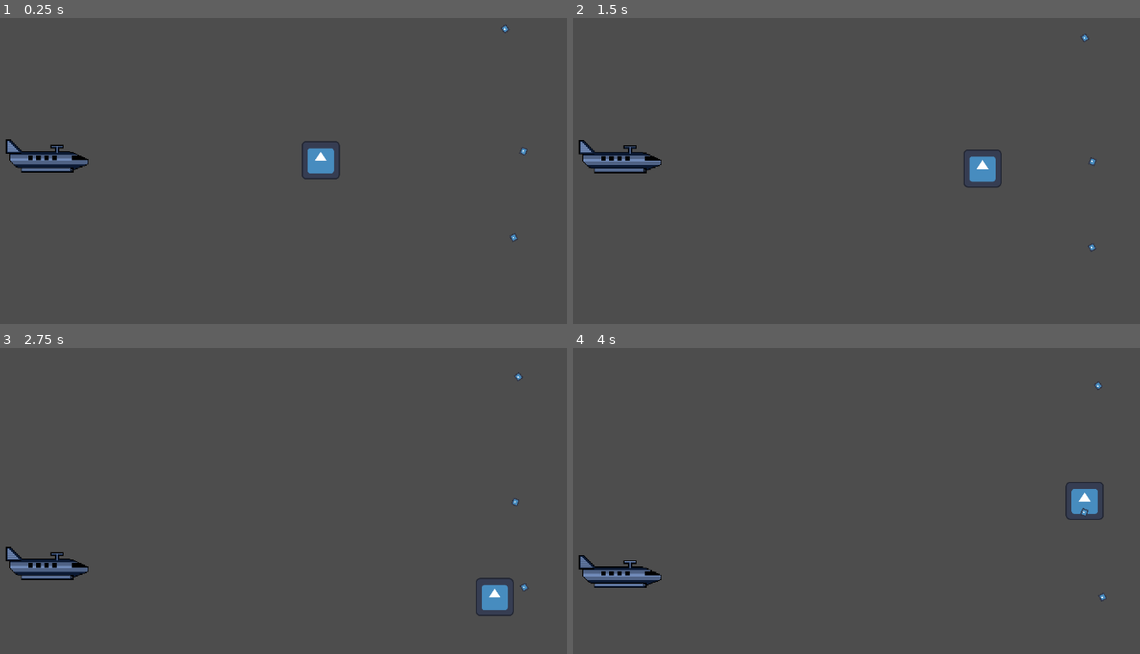
Above: before the commit, frames 1-4 (two rows, left to right).
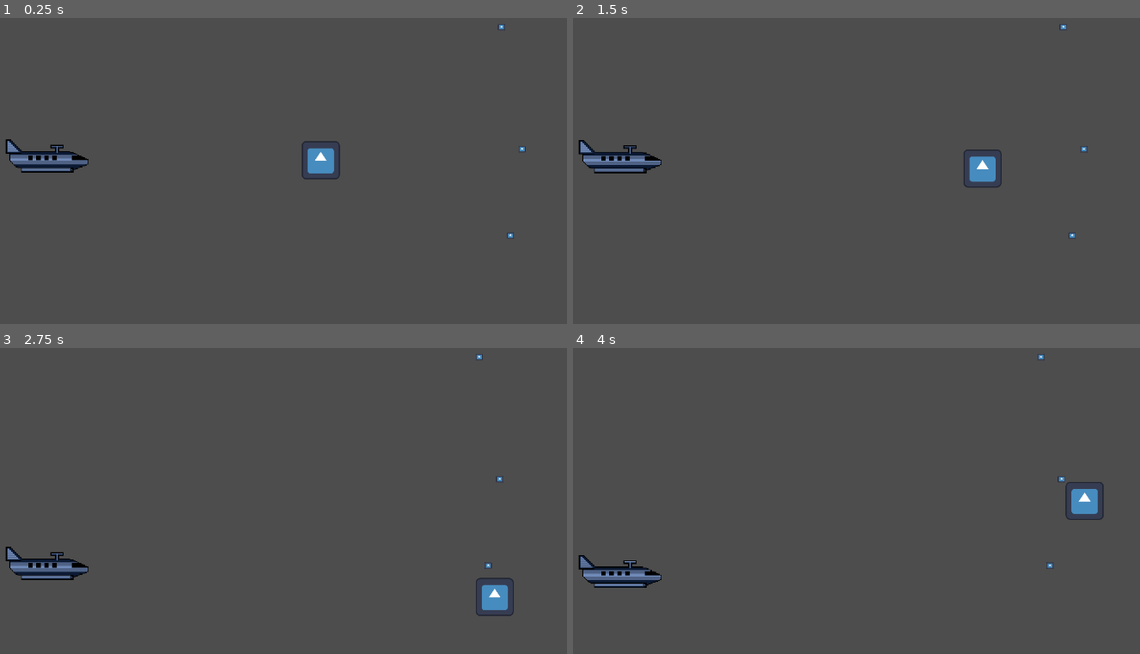
Above: after the commit, the same moments.

Repository: LastAeon77/JambandGame
Game: Godot game, scene res://scenes/space_level.tscn
Two runs of this game, one before a commit and one after it. Both use one fixed random seed, a clock stepped at 60 frames per second and the inputs below. The engine's default icon, where the game draws it, is replaced by a stand-in: a white triangle on a blue panel in a dark square.
Inputs:
- Up to frame 1 (0.25 s): no input
- Up to frame 2 (1.5 s): tap Enter at 0.5 s; hold Right (ui_right) 0.53-1.28 s; tap L (test_asteroid, bound only after the commit) at 0.6, 1.35 s; hold Down (ui_down) from 1.28 s (still down)
- Up to frame 3 (2.75 s): release Down (ui_down) at 2.03 s; hold Right (ui_right) from 2.03 s (still down); tap L (test_asteroid, bound only after the commit) at 2.1 s
- Up to frame 4 (4 s): release Right (ui_right) at 2.78 s; hold Up (ui_up) 2.78-3.53 s; tap L (test_asteroid, bound only after the commit) at 2.85, 3.6 s; hold Left (ui_left) from 3.53 s (still down)

The runs differ from the first frame. In frame 1, less than 0.1% of the frame differs, in the area x 87-94%, y 1-74%; in frame 2, 0.1%, in the area x 85-93%, y 1-77%; in frame 3, 0.1%; in frame 4, 0.1%.

Commit message:
added camera position and asteroid spawner(non functional)

Diff:
--- a/asteroid.gd
+++ b/asteroid.gd
@@ -2,19 +2,19 @@
 
 var movement_vector := Vector2(-1,0)
 var speed: int = 30
-
 # Called when the node enters the scene tree for the first time.
 func _ready():
-	rotation = randf_range(0,2*PI)
+	#rotation = randf_range(0,2*PI)
+	rotation = 0
 	pass # Replace with function body.
 
 
 # Called every frame. 'delta' is the elapsed time since the previous frame.
 func _process(delta):
 	position += movement_vector.rotated(rotation) * speed * delta
-	print(position)
 
-
+func on_ready(rotate):
+	rotation = rotate
 
 
 func _on_area_entered(area):
--- a/project.godot
+++ b/project.godot
@@ -15,6 +15,14 @@
 config/features=PackedStringArray("4.2", "Forward Plus")
 config/icon="res://sprites/icon.svg"
 
+[input]
+
+test_asteroid={
+"deadzone": 0.5,
+"events": [Object(InputEventKey,"resource_local_to_scene":false,"resource_name":"","device":-1,"window_id":0,"alt_pressed":false,"shift_pressed":false,"ctrl_pressed":false,"meta_pressed":false,"pressed":false,"keycode":0,"physical_keycode":76,"key_label":0,"unicode":108,"echo":false,"script":null)
+]
+}
+
 [rendering]
 
 textures/canvas_textures/default_texture_filter=0
--- /dev/null
+++ b/scenes/asteroid_generator.tscn
@@ -0,0 +1,6 @@
+[gd_scene load_steps=2 format=3 uid="uid://dp1wusb7lwvr6"]
+
+[ext_resource type="Script" path="res://scripts/asteroid_generator.gd" id="1_k5bss"]
+
+[node name="Asteroid_Generator" type="Node2D"]
+script = ExtResource("1_k5bss")
--- a/scenes/space_level.tscn
+++ b/scenes/space_level.tscn
@@ -1,5 +1,6 @@
-[gd_scene load_steps=5 format=3 uid="uid://bn2fmk2fuwcwq"]
+[gd_scene load_steps=6 format=3 uid="uid://bn2fmk2fuwcwq"]
 
+[ext_resource type="PackedScene" uid="uid://dp1wusb7lwvr6" path="res://scenes/asteroid_generator.tscn" id="1_m0rt1"]
 [ext_resource type="PackedScene" uid="uid://bsjdvrrnug3ck" path="res://scenes/player_ship.tscn" id="1_mn0o8"]
 [ext_resource type="PackedScene" uid="uid://cbw3frru4q7te" path="res://scenes/passenger_ship.tscn" id="2_rhrxj"]
 [ext_resource type="PackedScene" uid="uid://c1ino5hpjsofp" path="res://scenes/asteroid.tscn" id="3_00svk"]
@@ -7,6 +8,8 @@
 [sub_resource type="WorldBoundaryShape2D" id="WorldBoundaryShape2D_4p44d"]
 
 [node name="SpaceLevel" type="Node"]
+
+[node name="Asteroid_Generator" parent="." instance=ExtResource("1_m0rt1")]
 
 [node name="WorldBoundries" type="StaticBody2D" parent="."]
 
@@ -29,7 +32,7 @@
 rotation = -1.5708
 shape = SubResource("WorldBoundaryShape2D_4p44d")
 
-[node name="MainCamera" type="Camera2D" parent="."]
+[node name="MainCamera" type="Camera2D" parent="." groups=["camera"]]
 zoom = Vector2(0.5, 0.5)
 
 [node name="PlayerShip" parent="." instance=ExtResource("1_mn0o8")]
--- /dev/null
+++ b/scripts/asteroid_generator.gd
@@ -0,0 +1,23 @@
+extends Node2D
+
+var asteroid_block = preload("res://scenes/asteroid.tscn")
+# Called when the node enters the scene tree for the first time.
+func _ready():
+	pass # Replace with function body.
+
+
+# Called every frame. 'delta' is the elapsed time since the previous frame.
+func _process(delta):
+	if Input.is_action_just_pressed("test_asteroid"):
+		#var temp = asteroid_block
+		#asteroid_block.instantiate()
+		#asteroid_block.position = position
+		var camera :Camera2D = get_tree().get_first_node_in_group("camera")
+		var screen_size = get_viewport().get_visible_rect().size
+		var zoom = camera.zoom
+		var top_right = camera.position + (screen_size * zoom) / 2
+		var bottom_right = camera.position + (screen_size * zoom) / 2
+
+		print("Top-left: ", top_right)
+		print("Bottom-right: ", bottom_right)
+	pass
